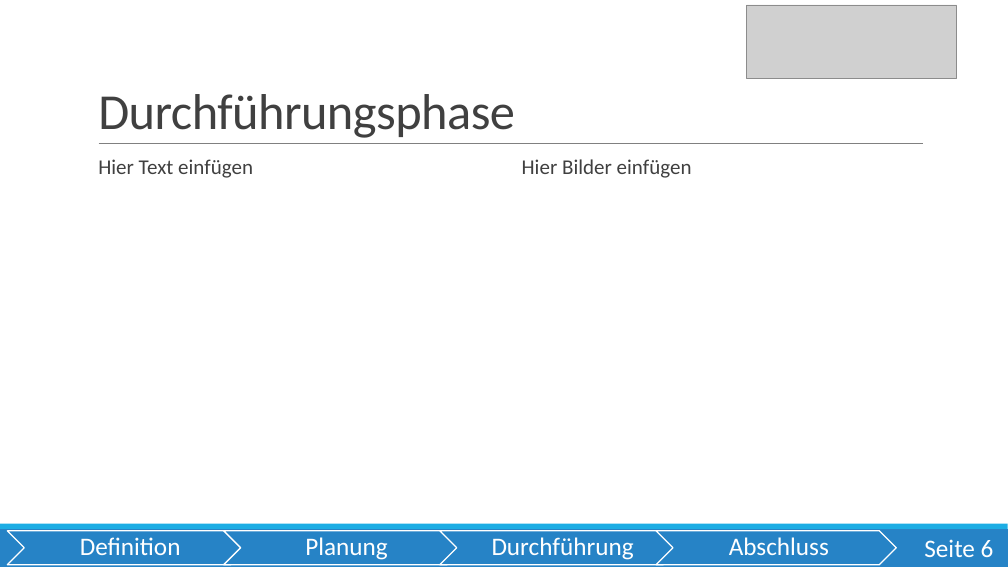
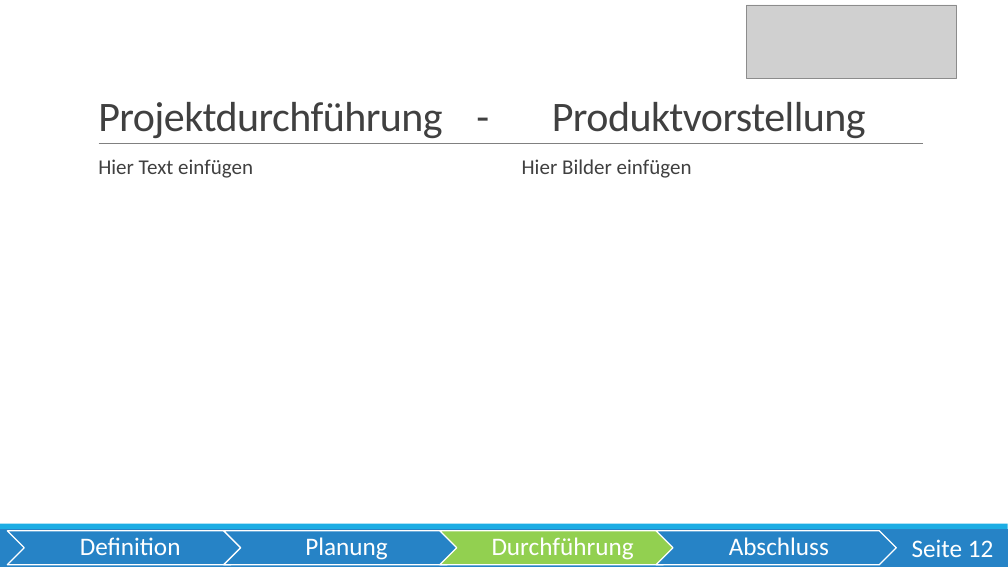
Before and after one commit to OberstufenprojektVOIP/OSP_VOIP, a slide deck: slide 12 of Pr-sentation/Präsentation VoIP Echt.pptx (slide 6 before the commit). Drawn at 1008x567 pixels with LibreOffice and Linux fonts; fonts in the diff are those of the drawing; grey boxes stand for pictures. Boxes give left, top, right and bottom in pixels: in the first picture for what was removed or moved away, otherwise in the second. Text is boxed around its words. In the diff, an @@ line names an element or a change of style, - is before the commit and + after.

```diff
--- a/Pr-sentation/Präsentation VoIP Echt.pptx
+++ b/Pr-sentation/Präsentation VoIP Echt.pptx
@@ title at [98, 102, 866, 138]: text changed; size 48 to 40 pt @@
-Durchführungsphase
+Projektdurchführung - Produktvorstellung
@@ chevron at [440, 531, 681, 565]: fill #2683C6 to #92D050 @@
@@ page number at [912, 539, 994, 557]: text changed @@
-Seite 6
+Seite 12
```
Also in this commit, not shown: 7 other slides changed, 10 slides added, 1 slide removed.
